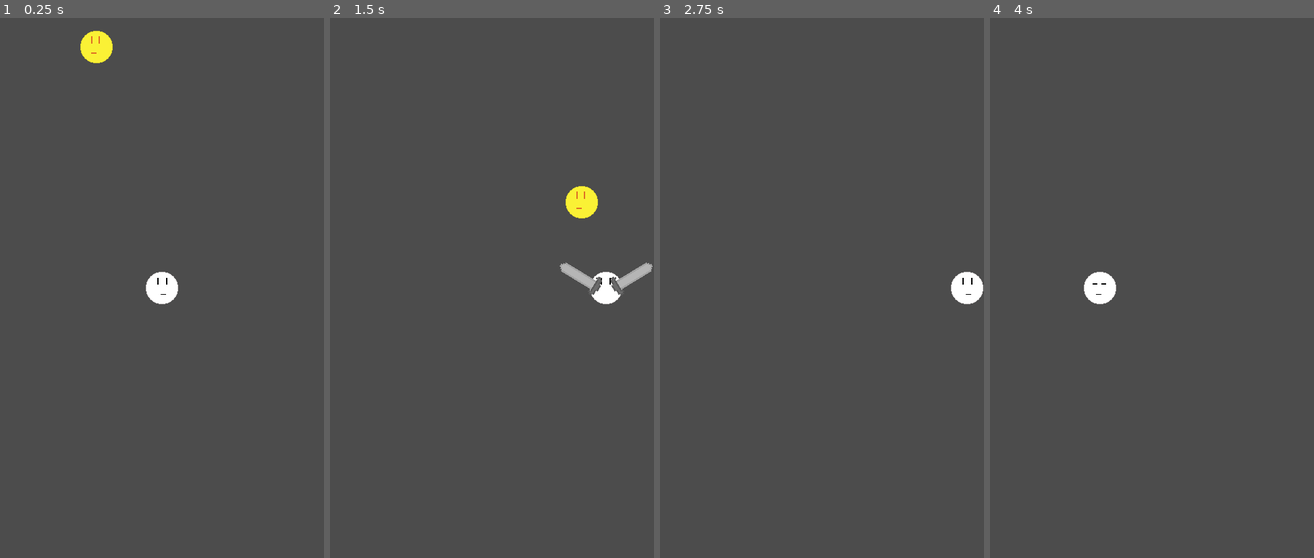
Above: before the commit, frames 1-4 (left to right).
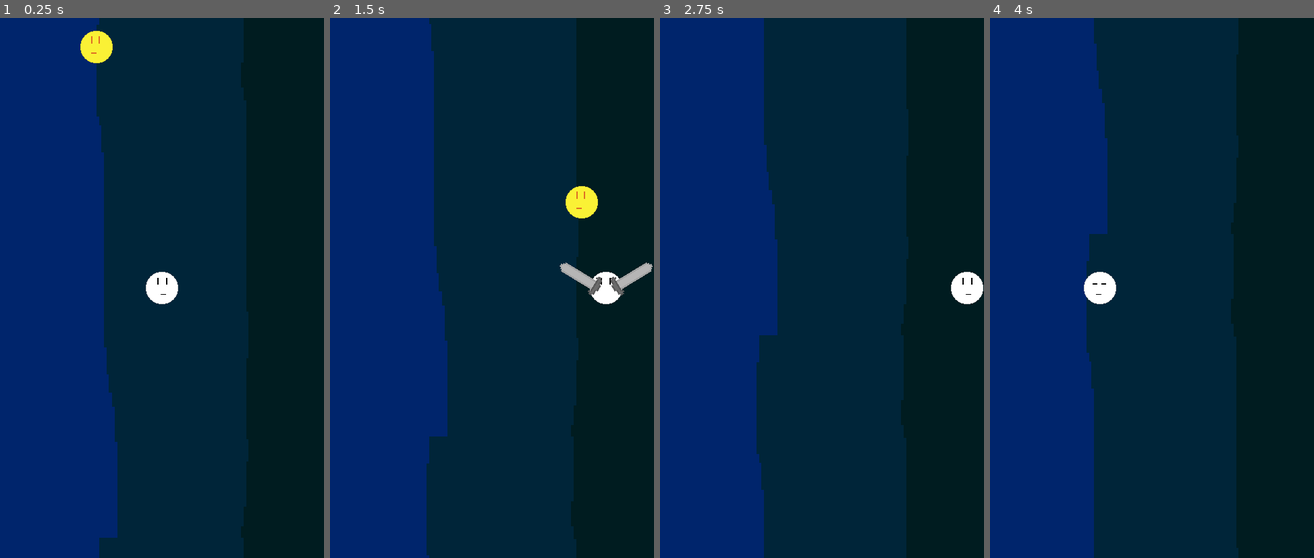
Above: after the commit, the same moments.

Repository: KaufmanDeveloper/gravity-flyer
Game: Godot game, scene res://maps/Test.tscn
The game is run twice, just before and just after one commit, with the same random seed, the same clock (stepped at 60 frames per second) and the same inputs.
Inputs:
- Up to frame 1 (0.25 s): no input
- Up to frame 2 (1.5 s): hold Right (ui_right) 0.53-1.28 s; tap X (swipe) at 0.6, 1.35 s; hold Left (ui_left) from 1.28 s (still down)
- Up to frame 3 (2.75 s): release Left (ui_left) at 2.03 s; hold Right (ui_right) from 2.03 s (still down); tap X (swipe) at 2.1 s
- Up to frame 4 (4 s): tap X (swipe) at 2.85, 3.6 s; release Right (ui_right) at 3.53 s; hold Left (ui_left) from 3.53 s (still down)

The runs differ from the first frame. In frame 1, 99% of the frame differs, in the area x 0-100%, y 0-100%; in frame 2, 99%; in frame 3, 100%; in frame 4, 100%.

Commit message:
fix: Correctly scrolling parallax background

Diff:
--- /dev/null
+++ b/Gravity Flyer/maps/Camera.gd
@@ -0,0 +1,7 @@
+extends Camera2D
+
+func _ready():
+	set_process(true)
+
+func _process(delta):
+	position = Vector2(position.x, position.y + 5)
--- /dev/null
+++ b/Gravity Flyer/maps/ParallaxLayer.gd
@@ -0,0 +1,16 @@
+extends ParallaxLayer
+
+# class member variables go here, for example:
+# var a = 2
+# var b = "textvar"
+
+func _ready():
+	# Called when the node is added to the scene for the first time.
+	# Initialization here
+	pass
+
+func _process(delta):
+	print(position)
+	if position == Vector2(0, -800):
+		position = Vector2(0, -2)
+	else: position = Vector2(position.x, position.y - 2)
--- /dev/null
+++ b/Gravity Flyer/maps/ScrollingBackground.gd
@@ -0,0 +1,8 @@
+extends ParallaxLayer
+
+# class member variables go here, for example:
+# var a = 2
+# var b = "textvar"
+
+func _ready():
+	set_process(true)
--- a/Gravity Flyer/maps/Test.tscn
+++ b/Gravity Flyer/maps/Test.tscn
@@ -1,20 +1,52 @@
-[gd_scene load_steps=4 format=2]
+[gd_scene load_steps=6 format=2]
 
-[ext_resource path="res://player/Player.tscn" type="PackedScene" id=1]
-[ext_resource path="res://environment/Wall.tres" type="TileSet" id=2]
-[ext_resource path="res://system/Spawner.tscn" type="PackedScene" id=3]
+[ext_resource path="res://maps/ParallaxLayer.gd" type="Script" id=1]
+[ext_resource path="res://environment/background.png" type="Texture" id=2]
+[ext_resource path="res://player/Player.tscn" type="PackedScene" id=3]
+[ext_resource path="res://environment/Wall.tres" type="TileSet" id=4]
+[ext_resource path="res://system/Spawner.tscn" type="PackedScene" id=5]
 
-[node name="Node" type="Node"]
+[node name="Node" type="Node" index="0"]
 
-[node name="Player" parent="." index="0" instance=ExtResource( 1 )]
+[node name="ParallaxBackground" type="ParallaxBackground" parent="." index="0"]
+
+layer = -1
+offset = Vector2( 0, 0 )
+rotation = 0.0
+scale = Vector2( 1, 1 )
+transform = Transform2D( 1, 0, 0, 1, 0, 0 )
+scroll_offset = Vector2( 0, 0 )
+scroll_base_offset = Vector2( 0, 0 )
+scroll_base_scale = Vector2( 1, 1 )
+scroll_limit_begin = Vector2( 0, 0 )
+scroll_limit_end = Vector2( 0, 0 )
+scroll_ignore_camera_zoom = false
+
+[node name="ParallaxLayer" type="ParallaxLayer" parent="ParallaxBackground" index="0"]
+
+motion_scale = Vector2( 0.1, 0.1 )
+motion_offset = Vector2( 0, 0 )
+motion_mirroring = Vector2( 480, 800 )
+script = ExtResource( 1 )
+_sections_unfolded = [ "Motion" ]
+
+[node name="Sprite" type="Sprite" parent="ParallaxBackground/ParallaxLayer" index="0"]
+
+texture = ExtResource( 2 )
+centered = false
+region_enabled = true
+region_rect = Rect2( 0, 0, 480, 800 )
+_sections_unfolded = [ "Offset" ]
+
+[node name="Player" parent="." index="1" instance=ExtResource( 3 )]
 
 position = Vector2( 240, 400 )
 _sections_unfolded = [ "Transform", "Z Index" ]
 
-[node name="TileMap" type="TileMap" parent="." index="1"]
+[node name="TileMap" type="TileMap" parent="." index="2"]
 
 mode = 0
-tile_set = ExtResource( 2 )
+tile_set = ExtResource( 4 )
 cell_size = Vector2( 48, 48 )
 cell_quadrant_size = 16
 cell_custom_transform = Transform2D( 1, 0, 0, 1, 0, 0 )
@@ -34,4 +66,4 @@
 "_edit_lock_": true
 }
 
-[node name="Spawner" parent="." index="2" instance=ExtResource( 3 )]
+[node name="Spawner" parent="." index="3" instance=ExtResource( 5 )]
--- a/Gravity Flyer/player/Player.gd
+++ b/Gravity Flyer/player/Player.gd
@@ -72,7 +72,7 @@
 		velocity.x *= gravity
 		previous = "none"
 
-	print(velocity.x)
+#	print(velocity.x)
 
 	if !move_and_slide(velocity, Vector2(0, 0)):
 		velocity = Vector2(0, 0) # Reinitialize if has collided
Binary file added: Gravity Flyer/environment/background.png
Not shown, added: Gravity Flyer/environment/background.png.import
